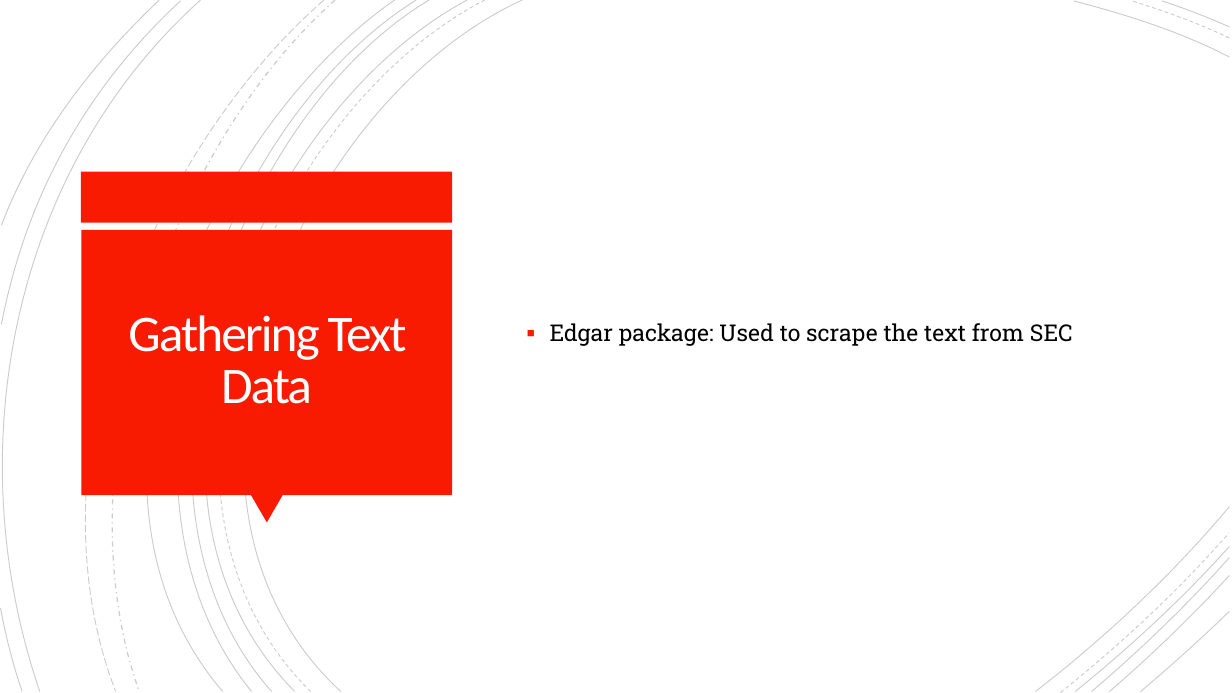
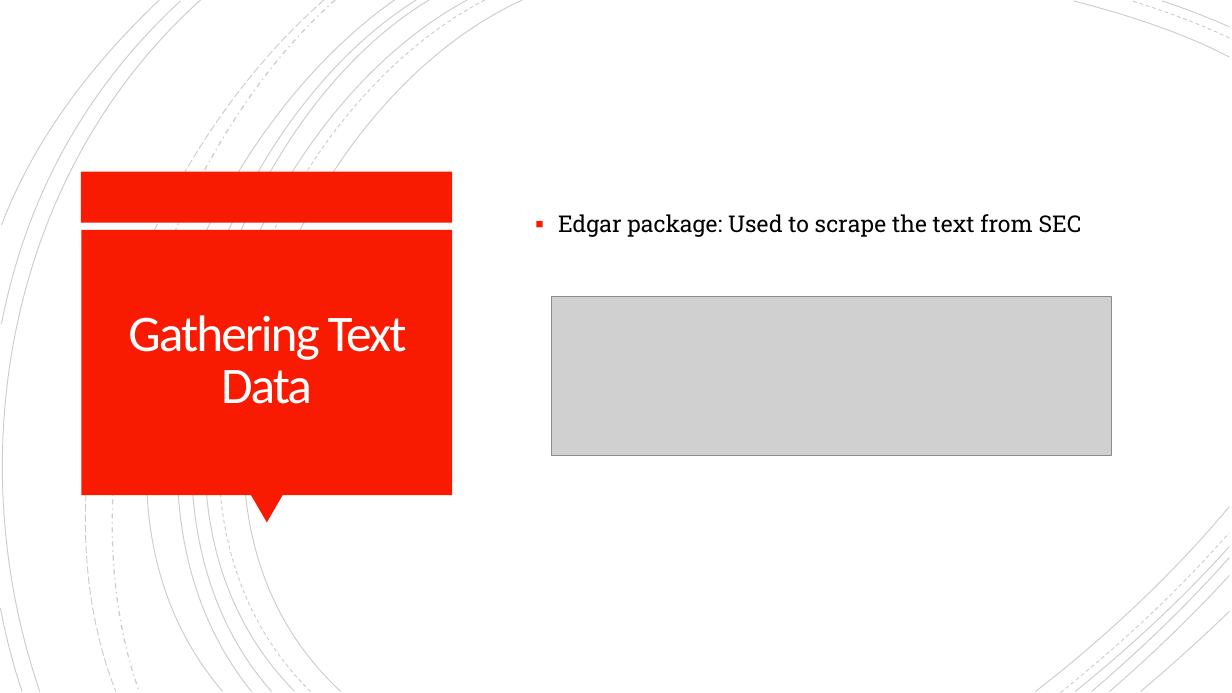
Before and after one commit to davepalazzo/Sentiment_Analysis_S-P_500, a slide deck: slide 3 of Economic_Forecasting.pptx. Drawn at 1232x693 pixels with LibreOffice and Linux fonts; fonts in the diff are those of the drawing; grey boxes stand for pictures. Boxes give left, top, right and bottom in pixels: in the first picture for what was removed or moved away, otherwise in the second. Text is boxed around its words. In the diff, an @@ line names an element or a change of style, - is before the commit and + after.

```diff
--- a/Economic_Forecasting.pptx
+++ b/Economic_Forecasting.pptx
@@ text "Edgar package: Used to scrape ...": place and size @@
-text "Edgar package: Used to scrape ..." at [550, 323, 1073, 346]
+text "Edgar package: Used to scrape ..." at [558, 214, 1082, 237]
@@ picture added at [552, 297, 1112, 456] @@
```
Also in this commit, not shown: 3 other slides changed, 1 slide added, 1 other file.
